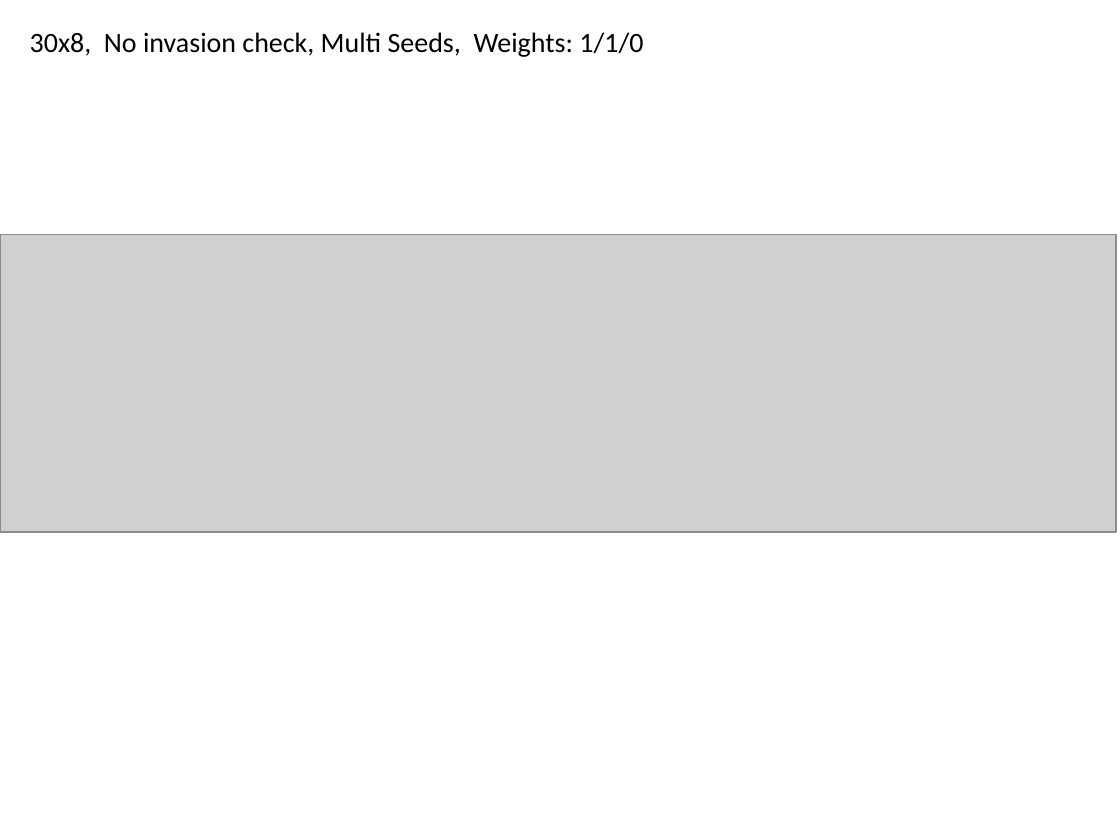
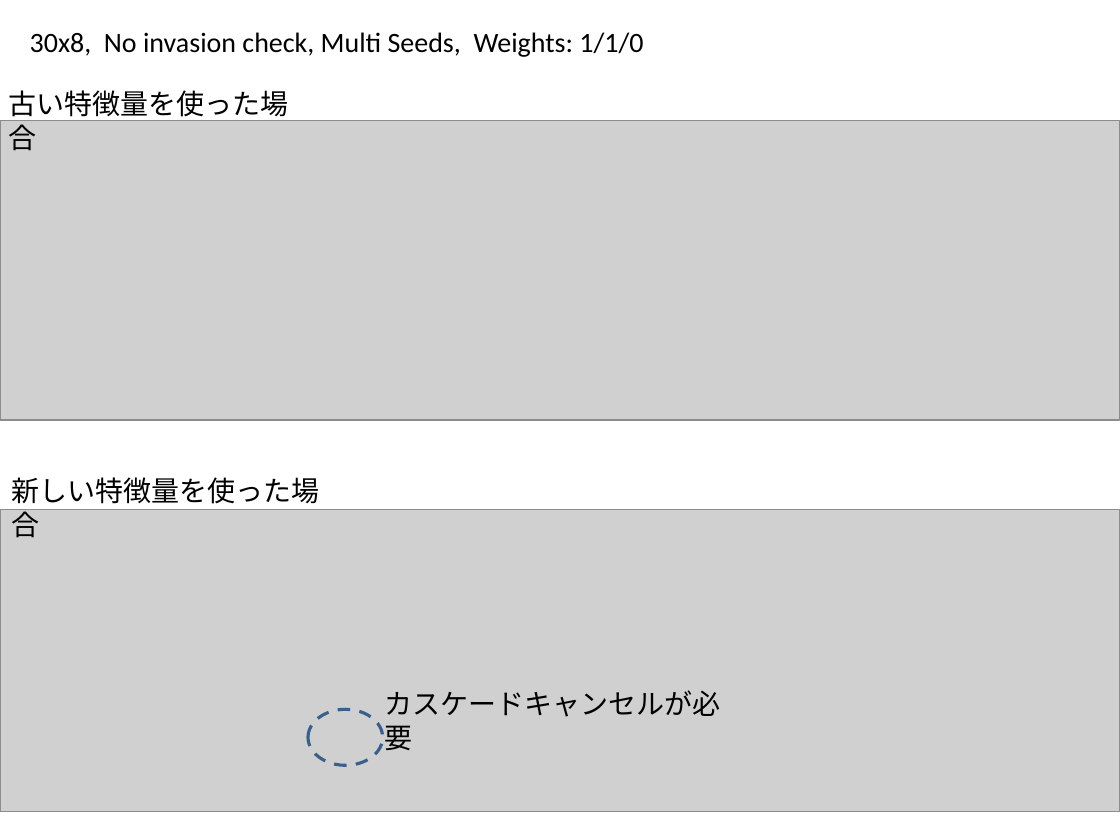
Before and after one commit to gnishida/RoadDesigner, a slide deck: slide 4 of doc/results_20140314/results_20140314.pptx. Drawn at 1120x840 pixels with LibreOffice and Linux fonts; fonts in the diff are those of the drawing; grey boxes stand for pictures. Boxes give left, top, right and bottom in pixels: in the first picture for what was removed or moved away, otherwise in the second. Text is boxed around its words. In the diff, an @@ line names an element or a change of style, - is before the commit and + after.

```diff
--- a/doc/results_20140314/results_20140314.pptx
+++ b/doc/results_20140314/results_20140314.pptx
@@ text added at box(8, 90, 288, 122), 18 pt, text #000000 @@
+古い特徴量を使った場合
@@ picture added at box(0, 121, 1120, 420) @@
@@ picture removed at box(0, 234, 1117, 532) @@
@@ text added at box(11, 477, 319, 504), 18 pt, text #000000 @@
+新しい特徴量を使った場合
@@ picture added at box(0, 510, 1120, 812) @@
@@ ellipse added at box(308, 709, 383, 765), outline #3A5F8C 2 pt dashed @@
@@ text added at box(384, 690, 720, 717), 18 pt, text #000000 @@
+カスケードキャンセルが必要
```
Also in this commit, not shown: 2 other slides changed, 1 slide added, 4 slides removed, 6 other files.
